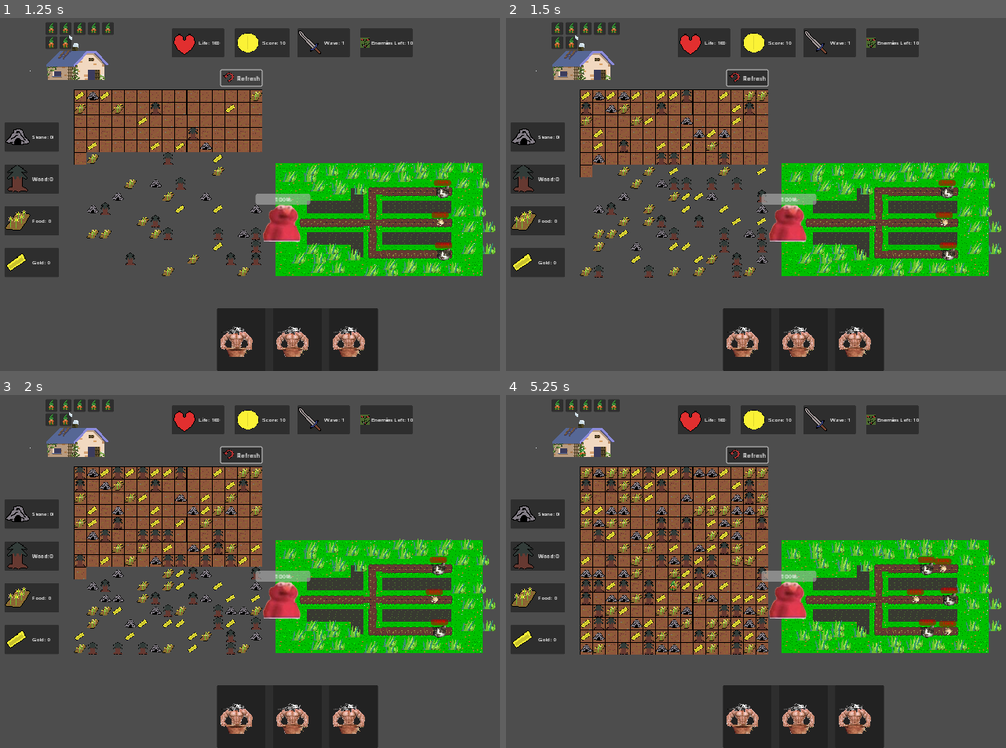
Above: before the commit, frames 1-4 (two rows, left to right).
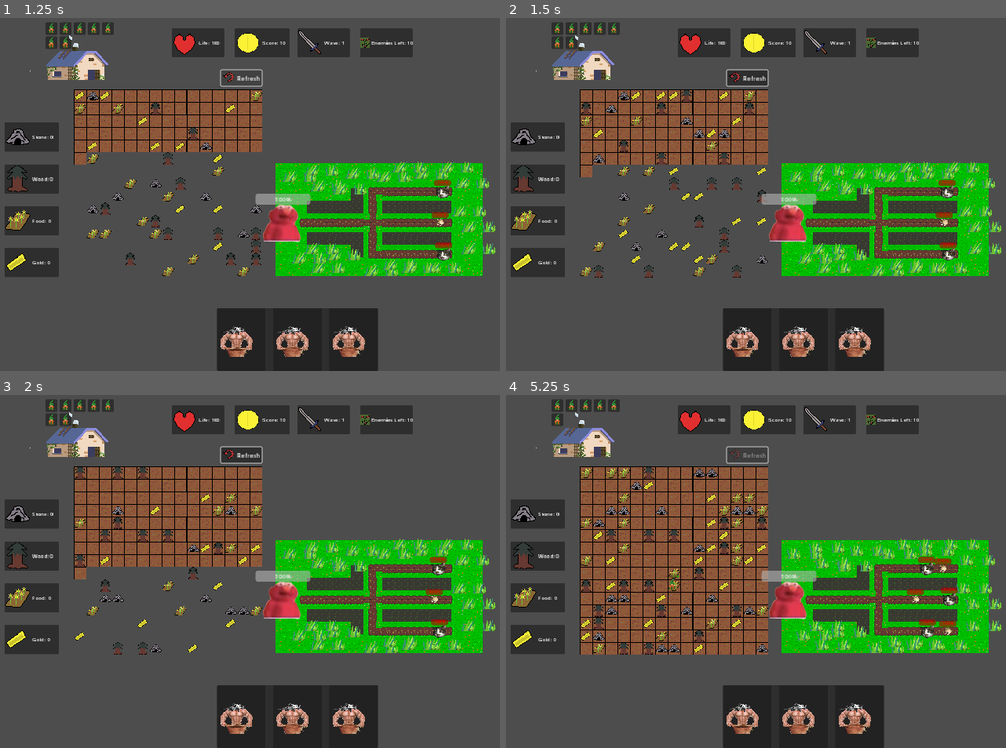
Above: after the commit, the same moments.

Repository: ConstantinBalan/2D_TowerDefense
Game: Godot game, scene res://Scenes/Levels/PlayableLevels/level1.tscn
Same seed, same stepped clock (60 frames per second), same inputs: the game is played once before the commit and once after it. This scene is started directly instead of the project's main scene.
Inputs (mouse positions are in pixels of both pictures, inside the frame that each line leads up to):
- Up to frame 1 (1.25 s): click "Refresh" at 0.5 s
- Up to frame 2 (1.5 s): tap Enter (ui_accept) at 1.25 s; move the mouse to (941, 176) at 1.27 s; hold D (MoveRight) from 1.28 s (still down); click (941, 176) at 1.42 s
- Up to frame 3 (2 s): keep holding D (MoveRight); tap Enter (ui_accept) at 1.52 s
- Up to frame 4 (5.25 s): release D (MoveRight) at 2 s; drag from (676, 589) to (771, 642) at 2.02 s; move the mouse to (866, 493) at 2.77 s; hold D (MoveRight) 2.78-3.5 s; click (866, 493) at 2.92 s; drag from (771, 642) to (616, 518) at 3.52 s; move the mouse to (991, 624) at 4.27 s; hold A (MoveLeft) 4.28-5 s; click (991, 624) at 4.42 s; tap Enter (ui_accept) at 4.52 s; drag from (616, 518) to (786, 599) at 5.02 s

Frame 1 is identical in both runs. In frame 2, 1.1% of the frame differs, in the area x 14-53%, y 20-74%; in frame 3, 2.4%; in frame 4, 3.2%, in the area x 9-53%, y 5-74%.

Commit message:
Set gatherer state switching

Diff:
--- a/Scenes/ResourceGenerator.tscn
+++ b/Scenes/ResourceGenerator.tscn
@@ -1,7 +1,8 @@
-[gd_scene load_steps=7 format=3 uid="uid://i0wofou8fnhn"]
+[gd_scene load_steps=8 format=3 uid="uid://i0wofou8fnhn"]
 
 [ext_resource type="Script" path="res://Scripts/ResourceGenScripts/resource_generator.gd" id="1_x1bb7"]
 [ext_resource type="PackedScene" uid="uid://d20chiu20fgct" path="res://Scenes/food_gathered.tscn" id="2_3a1nq"]
+[ext_resource type="PackedScene" uid="uid://8su8tjstnt2i" path="res://Scenes/gatherer.tscn" id="2_4wllx"]
 [ext_resource type="Texture2D" uid="uid://gx3vpcn0p7d6" path="res://Assets/Resourcetilemap.png" id="2_pvble"]
 [ext_resource type="Texture2D" uid="uid://v27t05gfxewo" path="res://Assets/gatherer_house.png" id="3_dli1c"]
 
@@ -25,6 +26,7 @@
 script = ExtResource("1_x1bb7")
 tile_map = NodePath("ResourceGathererTileMap")
 gatherers_home = NodePath("GatherersHome")
+gatherer_scene = ExtResource("2_4wllx")
 gathered_food = ExtResource("2_3a1nq")
 
 [node name="ResourceGathererTileMap" type="TileMap" parent="."]
--- a/Scenes/gatherer.tscn
+++ b/Scenes/gatherer.tscn
@@ -91,10 +91,14 @@
 atlas = ExtResource("3_5p60r")
 region = Rect2(32, 0, 32, 32)
 
-[node name="Gatherer" type="CharacterBody2D"]
+[node name="Gatherer" type="CharacterBody2D" node_paths=PackedStringArray("carried_resource_icon", "gather_progress", "anim")]
 top_level = true
 motion_mode = 1
 script = ExtResource("1_f8sym")
+carried_resource_icon = NodePath("CarriedResourceIcon")
+gather_progress = NodePath("GatherProgress")
+anim = NodePath("AnimationPlayer")
+resource_sprite_map = ExtResource("3_5p60r")
 
 [node name="CollisionShape2D" type="CollisionShape2D" parent="."]
 visible = false
--- a/Scripts/ResourceGenScripts/gatherer.gd
+++ b/Scripts/ResourceGenScripts/gatherer.gd
@@ -1,21 +1,29 @@
+class_name Gatherer
 extends CharacterBody2D
 
 var target_position = null
 var target_cell = null
+var cell_to_remove = null
 var home_position = Vector2.ZERO
 var speed = 150
 var gathering_progress = 0
 var gathering_speed = 50
 var carried_resource = null
-var carried_amount = 0
-var is_gathering : bool = false
+var carried_amount: int = 0
+var is_gathering: bool = false
+enum STATE {
+	IDLE,
+	MOVING_TO_RESOURCE,
+	GATHERING,
+	RETURNING_HOME
+}
+var state : int = STATE.IDLE
 
-@onready var carried_resource_icon = %CarriedResourceIcon
-@onready var gather_progress = %GatherProgress
-@onready var anim = $AnimationPlayer
-
-@onready var resource_sprite_map = preload("res://Assets/Resourcetilemap.png")
-var resource_generator: Node2D
+@export var carried_resource_icon: Sprite2D
+@export var gather_progress: ProgressBar
+@export var anim: AnimationPlayer
+@export var resource_sprite_map: CompressedTexture2D
+var resource_generator: ResourceGenerator
 
 func _ready():
 	carried_resource_icon.visible = false
@@ -26,44 +34,60 @@
 		push_error("ResourceGenerator not found!")
 	home_position = resource_generator.gatherers_home.global_position
 
-func move_to(world_pos, cell):
-	if is_gathering:
-		return
-	is_gathering = true
-	target_position = world_pos
-	target_cell = cell
-	visible = true
-	gather_progress.visible = false
-	gathering_progress = 0
-	print("Gatherer moving to world pos: ", world_pos, " cell: ", cell)
-
 func _physics_process(delta):
-	if target_position:
+	if target_position != null:
 		var direction = (target_position - global_position).normalized()
 		velocity = direction * speed
 		move_and_slide()
 		anim.play("Walk")
 		#print("Gatherer position: ", global_position, " target: ", target_position)
 		if global_position.distance_to(target_position) < 5:
-			if target_cell:
+			if state == STATE.MOVING_TO_RESOURCE:
 				arrive_at_cell()
+			elif  STATE.RETURNING_HOME:
+				arrive_at_home()
 			else:
-				arrive_at_home()
-	elif target_cell:
+				print("Unexpected state:", state)
+	elif state == STATE.GATHERING:
 		anim.play("Gather")
 		gather(delta)
 
+func move_to(world_pos, cell):
+	if is_gathering: #Won't go to another cell if the gatherer is already out
+		return
+	is_gathering = true
+	target_position = world_pos
+	target_cell = cell
+	visible = true
+	gathering_progress = 0
+
+	if cell == null:
+		state = STATE.RETURNING_HOME
+		#print("Moving home. world_pos: " + str(world_pos) + "cell: null")
+	else:
+		state = STATE.MOVING_TO_RESOURCE
+		#print("Moving to resource. world_pos:", world_pos, "cell:", cell)
+
+
 func is_available():
-	return not is_gathering and carried_resource == null
+	return state == STATE.IDLE
 
 func arrive_at_cell():
-	position = target_position
+	#global_position = target_position
 	target_position = null
 	gather_progress.visible = true
 	gather_progress.max_value = 100
+	state = STATE.GATHERING
+	#print("Gatherer arrived at cell:", target_cell)
+
 
 func arrive_at_home():
-	position = resource_generator.gatherers_home.global_position
+	#print("Were back home")
+	#position = resource_generator.gatherers_home.global_position
+	if cell_to_remove != null:
+		resource_generator.occupied_cells.erase(cell_to_remove)
+		#print(resource_generator.occupied_cells)
+		cell_to_remove = null
 	if carried_resource:
 		resource_generator.add_resources(carried_resource, carried_amount)
 		carried_resource = null
@@ -75,16 +99,19 @@
 	visible = false
 	resource_generator.housed_gatherers += 1
 	resource_generator.update_gatherer_icons()
-	resource_generator.occupied_cells.erase(target_cell)
+	state = STATE.IDLE
+
 
 
 func gather(delta):
+	print("Were now gathering")
 	gathering_progress += gathering_speed * delta
 	gather_progress.value = gathering_progress
 	if gathering_progress >= 100:
 		collect_resource()
 
 func collect_resource():
+	print("Starting resource collection at cell:", target_cell)
 	var current_coords = resource_generator.tile_map.get_cell_atlas_coords(1, target_cell)
 	var resource_type = "empty"
 	for type in resource_generator.RESOURCE_TYPES:
@@ -105,15 +132,16 @@
 		print("Collected ", resource_type)
 		carried_resource = resource_type
 		carried_amount = 10  # You can adjust this or make it random
+		cell_to_remove = target_cell
+		print(cell_to_remove)
 		resource_generator.tile_map.erase_cell(1, target_cell)
-
+	target_cell = null
 	gather_progress.visible = false
 	gathering_progress = 0
-	target_cell = null
 	is_gathering = false
 	anim.stop()
+	state = STATE.RETURNING_HOME
 	return_to_home()
-
 func play_food_gathered_animation(position):
 	var food_gathered = resource_generator.gathered_food.instantiate()
 	resource_generator.add_child(food_gathered)
--- a/Scripts/ResourceGenScripts/resource_generator.gd
+++ b/Scripts/ResourceGenScripts/resource_generator.gd
@@ -1,3 +1,4 @@
+class_name ResourceGenerator
 extends Node2D
 
 const GRID_WIDTH = 15
@@ -7,23 +8,23 @@
 
 @export var tile_map: TileMap
 @export var gatherers_home: Node2D
-#@export var highlight_tile: Vector2i
+@export var gatherer_scene: PackedScene
 @export var gatherer_icon_texture: Texture2D
 @export var gathered_food : PackedScene
 var gatherer_icons: Array[Sprite2D] = []
 var housed_gatherers: int = 7
-var max_icons_per_row: int = 5
 var icon_container: Container
 var ground_placed : bool = false
+var refresh_button : Button
 #var current_highlight: Vector2i = Vector2i(-1, -1)
-var ground_tiles = {
-	EMPTY_TYPE: [Vector2i(0, 1), Vector2i(1, 1), Vector2i(2, 1), Vector2i(3, 1)]
-}
 var resource_totals = {
 	"stone": 0,
 	"wood": 0,
 	"food": 0,
 	"gold": 0
+}
+var ground_tiles = {
+	EMPTY_TYPE: [Vector2i(0, 1), Vector2i(1, 1), Vector2i(2, 1), Vector2i(3, 1)]
 }
 var resource_tiles = {
 	"stone": Vector2i(1, 0),
@@ -31,7 +32,7 @@
 	"food": Vector2i(3, 0),
 	"gold": Vector2i(4, 0)
 }
-var gatherers = []
+var gatherers: Array[Gatherer] = []
 var occupied_cells: Dictionary = {}
 
 func _ready():
@@ -41,15 +42,20 @@
 	spawn_gatherers(housed_gatherers)
 	setup_refresh_button()
 
+func _process(delta):
+	if occupied_cells.is_empty():
+		refresh_button.disabled = false
+	else:
+		refresh_button.disabled = true
 
 func _unhandled_input(event):
 	if event is InputEventMouseButton and event.pressed and event.button_index == MOUSE_BUTTON_LEFT:
 		var click_position = get_global_mouse_position()
 		var map_pos = tile_map.local_to_map(tile_map.to_local(click_position))
-		print("Clicked at global position: ", click_position)
-		print("Converted to map position: ", map_pos)
+		#print("Clicked at global position: ", click_position)
+		#print("Converted to map position: ", map_pos)
 		if tile_map.get_cell_source_id(1, map_pos) != -1:
-			print("Valid cell clicked")  # Debug print
+			#print("Valid cell clicked")  # Debug print
 			send_gatherer_to(map_pos)
 
 func spawn_ground():
@@ -57,7 +63,7 @@
 		for x in range(GRID_HEIGHT):
 			var ground_tile = ground_tiles[EMPTY_TYPE][randi() % ground_tiles[EMPTY_TYPE].size()]
 			tile_map.set_cell(0, Vector2i(x, y), 0, ground_tile)
-			await get_tree().create_timer(0.001).timeout
+			await get_tree().create_timer(0.0001).timeout
 	ground_placed = true
 	if ground_placed:
 		spawn_resources()
@@ -69,18 +75,16 @@
 				var resource = RESOURCE_TYPES[randi() % RESOURCE_TYPES.size()]
 				tile_map.set_cell(1, Vector2i(x, y), 0, resource_tiles[resource])
 
+func remove_resources(tilemap: TileMap ,layer: int):
+	tilemap.clear_layer(layer)
+
 func refresh_resources():
-	#spawn_ground()
+	remove_resources(tile_map, 1)
+	occupied_cells.clear()
 	spawn_resources()
-	#for x in range(GRID_WIDTH):
-	#	for y in range(GRID_HEIGHT):
-	#		var cell_pos = Vector2i(x, y)
-	#		if tile_map.get_cell_source_id(1, cell_pos) == -1:# If no resource here
-	#			if randf() < 0.3:  # 30% chance to spawn a resource
-	#				var resource = RESOURCE_TYPES[randi() % RESOURCE_TYPES.size()]
-	#				tile_map.set_cell(1, cell_pos, 0, resource_tiles[resource])
 
 func setup_gatherer_icons():
+	var max_icons_per_row: int = 5
 	icon_container = Container.new()
 	icon_container.set_anchors_preset(Control.PRESET_CENTER_TOP)
 	icon_container.position = gatherers_home.position + Vector2(-80, -60)
@@ -109,7 +113,7 @@
 
 func spawn_gatherers(num_gatherers: int):
 	for i in range(num_gatherers):
-		var gatherer = preload("res://Scenes//gatherer.tscn").instantiate()
+		var gatherer = gatherer_scene.instantiate()
 		gatherer.position = gatherers_home.global_position
 		gatherer.home_position = gatherers_home.position
 		gatherers_home.add_child(gatherer)
@@ -122,14 +126,17 @@
 
 	for gatherer in gatherers:
 		if gatherer.is_available():
-			var world_pos = tile_map.map_to_local(cell_pos)
-			gatherer.move_to(tile_map.to_global(world_pos), cell_pos)
+			var world_pos = tile_map.to_global(tile_map.map_to_local(cell_pos))
+			#print("Sending gatherer to world_pos:", world_pos, "cell_pos:", cell_pos)
+			gatherer.move_to(world_pos, cell_pos)
 			occupied_cells[cell_pos] = gatherer
 			housed_gatherers -= 1
 			update_gatherer_icons()
+			#print("Occupied cells after sending:", occupied_cells)
 			break
 
 func flash_red(cell_pos):
+	print(occupied_cells)
 	var original_modulate = tile_map.modulate
 	tile_map.modulate = Color.RED
 	await get_tree().create_timer(0.05).timeout
@@ -141,7 +148,7 @@
 
 
 func setup_refresh_button():
-	var refresh_button = Button.new()
+	refresh_button = Button.new()
 	refresh_button.text = "Refresh"
 	refresh_button.icon = load("res://Assets/refresh.png")
 	refresh_button.position = Vector2(375, -50)
--- a/Scripts/SpawnOnPath.gd
+++ b/Scripts/SpawnOnPath.gd
@@ -38,10 +38,10 @@
 	enemy_spawned.emit()
 
 func spawner_stop():
-	print("End of wave triggered, stop spawning enemies.")
+	#print("End of wave triggered, stop spawning enemies.")
 	continue_spawning = false
 
 func spawner_start():
-	print("Start of wave triggered, start spawning enemies.")
+	#print("Start of wave triggered, start spawning enemies.")
 	continue_spawning = true
 	spawn_enemy()
--- a/Scripts/bullet.gd
+++ b/Scripts/bullet.gd
@@ -16,7 +16,7 @@
 		var direction = (target.global_position - global_position).normalized()
 		global_position += direction * speed * delta
 	else:
-		print("bullet was still in air when enemy died")
+		#print("bullet was still in air when enemy died")
 		queue_free()
 
 
--- a/Scripts/enemy.gd
+++ b/Scripts/enemy.gd
@@ -21,6 +21,6 @@
 		die()
 
 func die():
-	print("enemy died")
+	#print("enemy died")
 	died.emit()
 	queue_free()
Binary file added: Assets/resource_particles-Sheet.png
Not shown, added: Assets/resource_particles-Sheet.png.import
